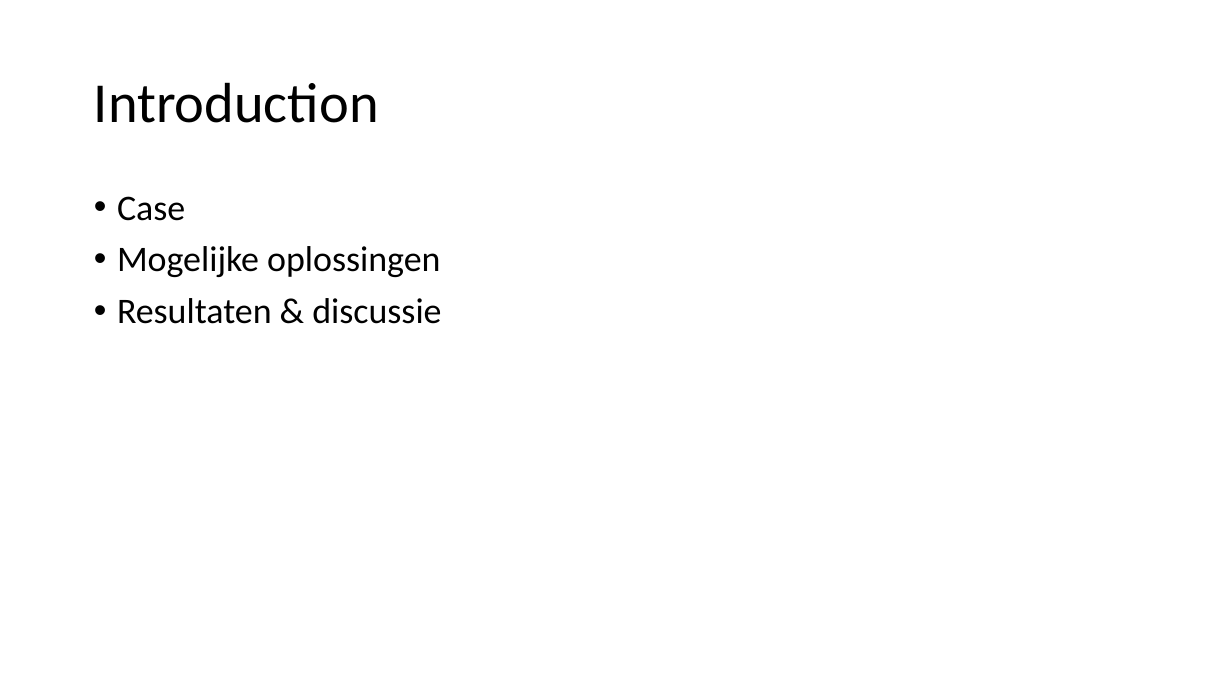
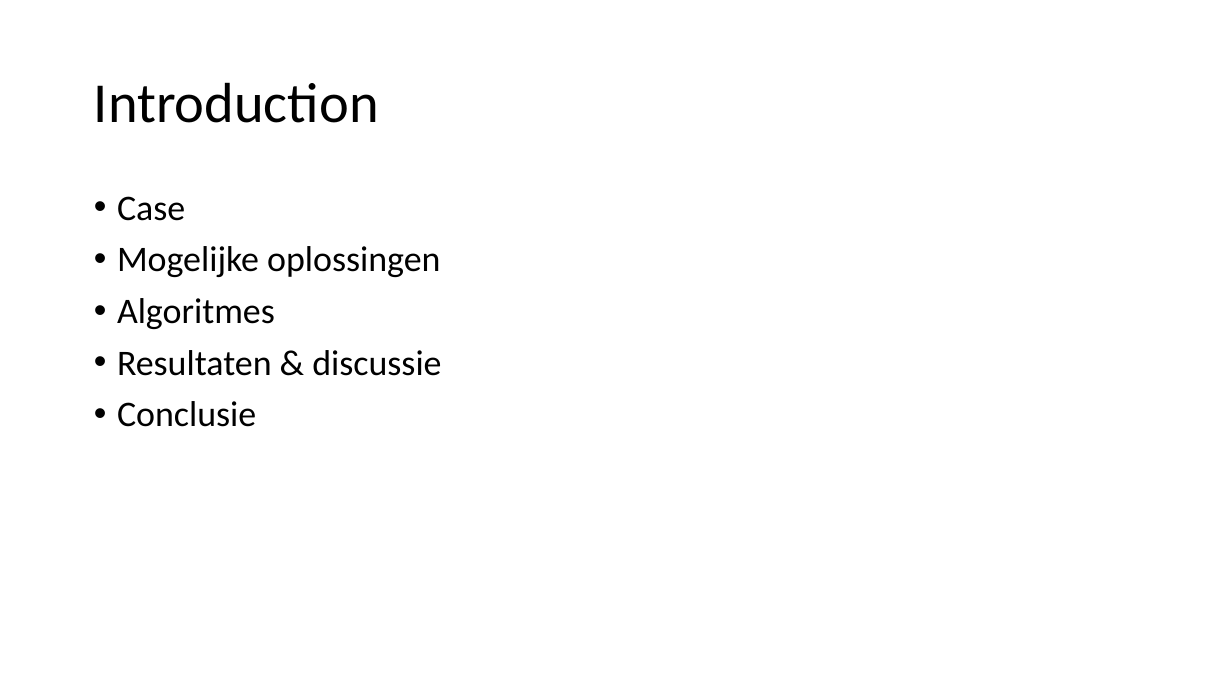
Before and after one commit to TammeThijs/Heuristics, a slide deck: slide 2 of Presentation2.pptx. Drawn at 1232x693 pixels with LibreOffice and Linux fonts; fonts in the diff are those of the drawing; background and template pictures are left out. Boxes give left, top, right and bottom in pixels: in the first picture for what was removed or moved away, otherwise in the second. Text is boxed around its words. In the diff, an @@ line names an element or a change of style, - is before the commit and + after.

```diff
--- a/Presentation2.pptx
+++ b/Presentation2.pptx
@@ text at [117, 298, 275, 329]: paragraph added @@
+• Algoritmes
@@ text at [117, 401, 256, 427]: paragraph added @@
+• Conclusie
```
Also in this commit, not shown: 8 other slides changed, 4 slides added, 2 slides removed, 1 other file.
